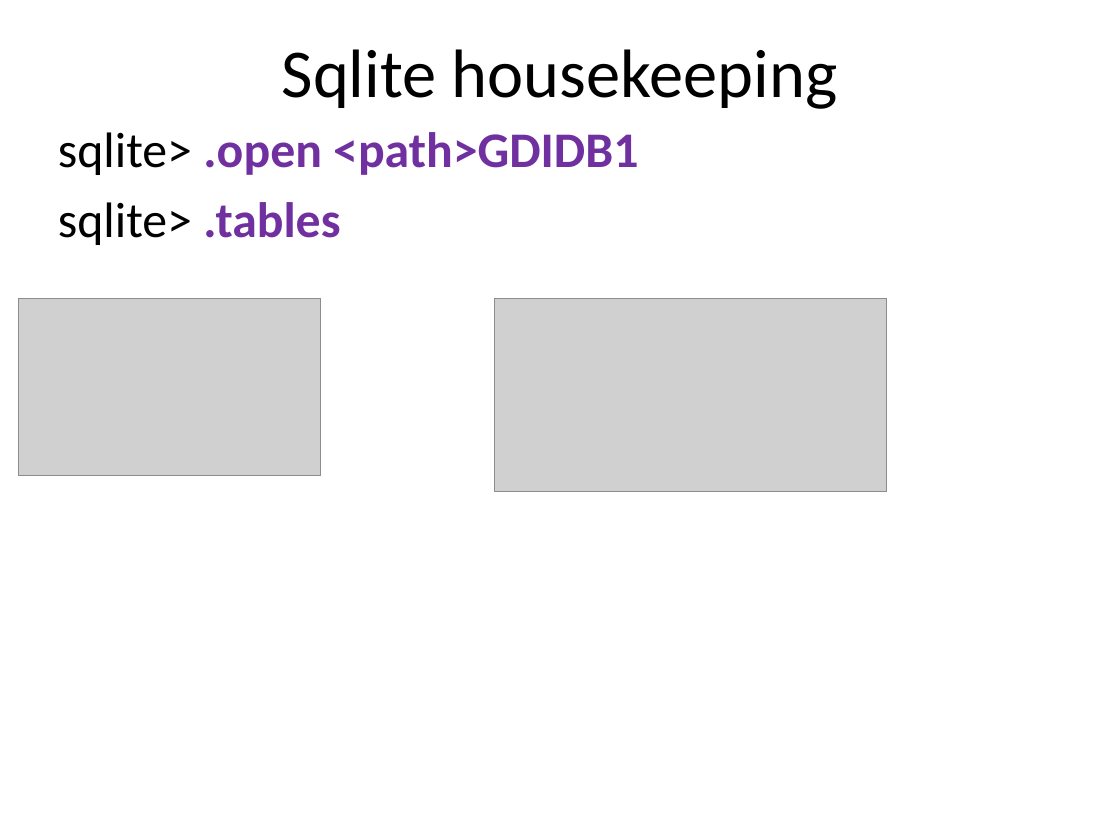
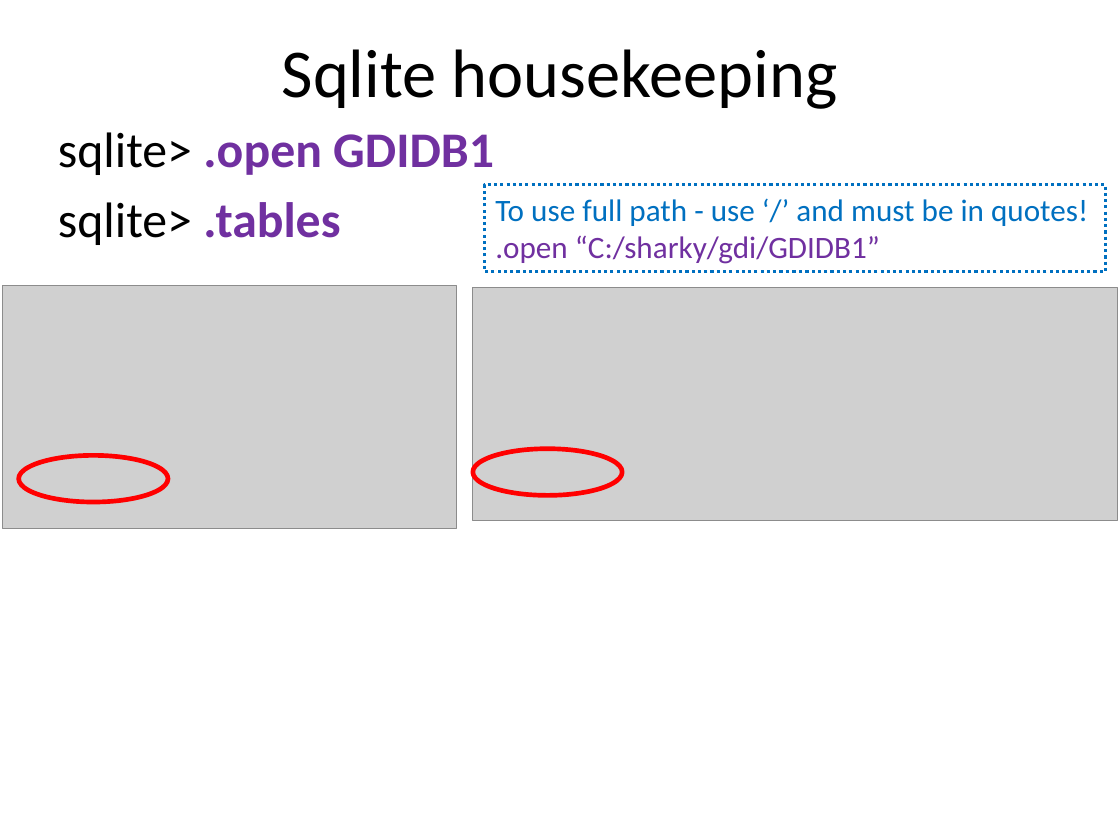
Before and after one commit to dykebert/GDI_Database_Training, a slide deck: slide 60 of Introduction to Databases and SQL.pptx (slide 61 before the commit). Drawn at 1120x840 pixels with LibreOffice and Linux fonts; fonts in the diff are those of the drawing; grey boxes stand for pictures. Boxes give left, top, right and bottom in pixels: in the first picture for what was removed or moved away, otherwise in the second. Text is boxed around its words. In the diff, an @@ line names an element or a change of style, - is before the commit and + after.

```diff
--- a/Introduction to Databases and SQL.pptx
+++ b/Introduction to Databases and SQL.pptx
@@ text at [58,132,494,175]: text changed @@
-sqlite> .open <path>GDIDB1
+sqlite> .open GDIDB1
@@ rectangle added at [484,185,1105,271], outline #0070C0 2 pt dashed, 20 pt, text #0070C0 @@
+To use full path - use ‘/’ and must be in quotes!
+.open “C:/sharky/gdi/GDIDB1”
@@ picture added at [2,286,456,529] @@
@@ picture removed at [18,299,320,476] @@
@@ picture: place and size @@
-picture at [495,299,887,493]
+picture at [473,288,1117,521]
@@ ellipse added at [473,449,622,496], outline #FF0000 3 pt @@
@@ ellipse added at [19,456,168,503], outline #FF0000 3 pt @@
```
Also in this commit, not shown: 9 other slides changed, 4 slides added, 1 slide removed.
